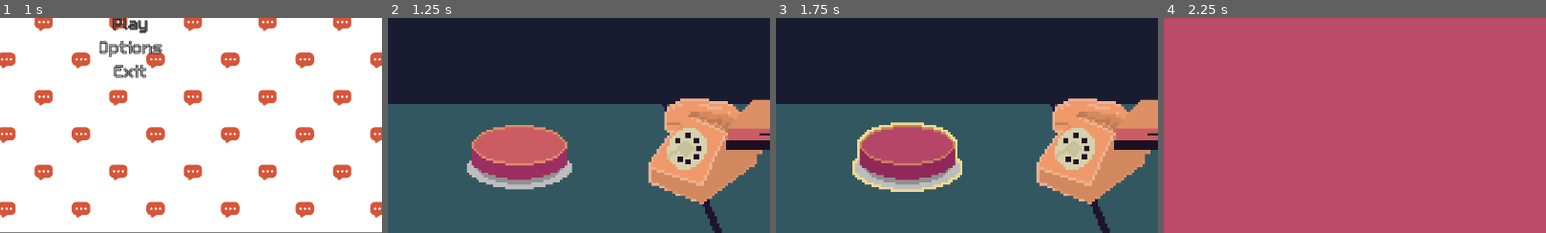
Above: before the commit, frames 1-4 (left to right).
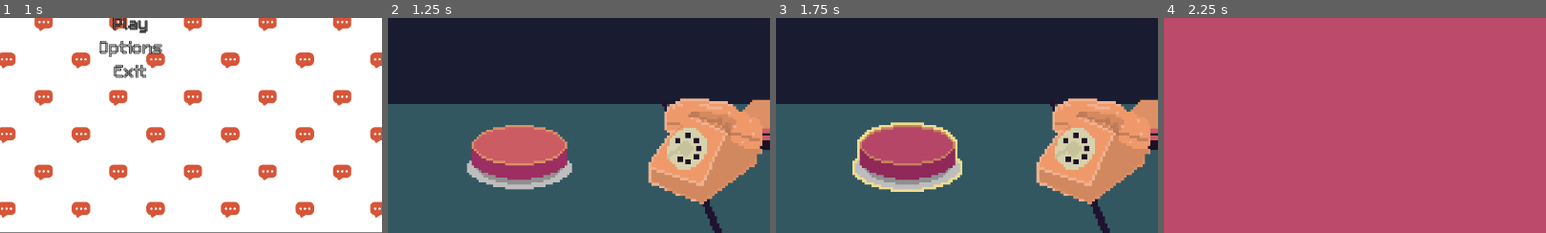
Above: after the commit, the same moments.

Repository: EroAxe/GMTK-2026-CICD-Test
Game: Godot game, scene res://Scenes/main_menu.tscn
Same seed, same stepped clock (60 frames per second), same inputs: the game is played once before the commit and once after it. Sound files missing from this copy of the repository are replaced by a short silence.
Inputs (mouse positions are % of the whole screen's width and height, from its top left):
- Up to frame 1 (1 s): click "Play" at 0.5 s
- Up to frame 2 (1.25 s): no input
- Up to frame 3 (1.75 s): click (50, 82) at 1.25 s
- Up to frame 4 (2.25 s): click (16, 61) at 2 s
The pictures show only the part of the screen within x 33-83%, y 50-100%; the shares and areas given below are measured in that part.

Frame 1 is identical in both runs. In frame 2, 0.9% of the frame differs, in the area x 88-98%, y 47-62%; in frame 3, 0.9%; in frame 4, nothing differs.

Commit message:
Refactor printer node and sprite handling in scenes and scripts

Diff:
--- a/Scenes/Printer.tscn
+++ b/Scenes/Printer.tscn
@@ -8,10 +8,6 @@
 [sub_resource type="AtlasTexture" id="AtlasTexture_r05vb"]
 atlas = ExtResource("1_oje1e")
 region = Rect2(0, 0, 93, 65)
-
-[sub_resource type="AtlasTexture" id="AtlasTexture_3sove"]
-atlas = ExtResource("2_bhmh1")
-region = Rect2(0, 0, 95, 65)
 
 [sub_resource type="AtlasTexture" id="AtlasTexture_f6i76"]
 atlas = ExtResource("3_splea")
@@ -77,14 +73,6 @@
 }, {
 "frames": [{
 "duration": 1.0,
-"texture": SubResource("AtlasTexture_3sove")
-}],
-"loop": 0,
-"name": &"idle_outline",
-"speed": 5.0
-}, {
-"frames": [{
-"duration": 1.0,
 "texture": SubResource("AtlasTexture_f6i76")
 }, {
 "duration": 1.0,
@@ -135,9 +123,13 @@
 scale = Vector2(4, 4)
 script = ExtResource("1_bhmh1")
 
+[node name="Sprite2D" type="Sprite2D" parent="." unique_id=1738042265]
+visible = false
+texture = ExtResource("2_bhmh1")
+
 [node name="AnimatedSprite2D" type="AnimatedSprite2D" parent="." unique_id=565281150]
 sprite_frames = SubResource("SpriteFrames_3k25l")
-animation = &"printing"
+animation = &"idle"
 
 [node name="Area2D" type="Area2D" parent="." unique_id=671076090]
 
--- a/Scenes/prototype.tscn
+++ b/Scenes/prototype.tscn
@@ -146,6 +146,9 @@
 
 [node name="Minigames" type="Node2D" parent="." unique_id=485027352]
 
+[node name="Printer" parent="Minigames" unique_id=196562379 instance=ExtResource("23_c7ddf")]
+position = Vector2(1173, 519)
+
 [node name="Phone_minigame" parent="Minigames" unique_id=1674045243 instance=ExtResource("17_40fcm")]
 scale = Vector2(4, 4)
 
@@ -176,9 +179,6 @@
 offset_bottom = -2.0
 mouse_filter = 2
 
-[node name="Printer" parent="." unique_id=196562379 instance=ExtResource("23_c7ddf")]
-position = Vector2(1173, 519)
-
 [connection signal="pressed" from="UI/Computer" to="." method="_on_computer_pressed"]
 [connection signal="timeout" from="CountDown" to="." method="_on_count_down_timeout"]
 [connection signal="timeout" from="blackout_timer" to="LightSwitch" method="_on_blackout_timer_timeout"]
--- a/Scripts/printer.gd
+++ b/Scripts/printer.gd
@@ -4,7 +4,8 @@
 # or once the printing finished we show the ui abruptly.
 # currently emits a signal when the user clicks.
 
-@onready var sprite: AnimatedSprite2D = $AnimatedSprite2D
+@onready var printer_sprite: AnimatedSprite2D = $AnimatedSprite2D
+@onready var printer_outline_sprite: Sprite2D = $Sprite2D
 
 @onready var mouseOver: bool = false
 @onready var printed: bool = false
@@ -14,17 +15,15 @@
 
 func _on_area_2d_mouse_entered() -> void:
 	mouseOver = true
-	if !printed:
-		sprite.play("idle_outline")
+	printer_outline_sprite.show()
 
 func _on_area_2d_mouse_exited() -> void:
 	mouseOver = false
-	if !printed:
-		sprite.play("idle")
+	printer_outline_sprite.hide()
 
 func _on_timer_timeout() -> void:
-	sprite.play("printing")
-	await sprite.is_playing()
+	printer_sprite.play("printing")
+	#await printer_sprite.is_playing()
 	printed = true
 
 # currently the other canvas layers don't pass on mouse events so.... this can't work yet
@@ -41,4 +40,4 @@
 # ment to be called once the mini-game finished to reset state.
 func on_papers_signed():
 	printed = false
-	sprite.play("idle")
+	printer_sprite.play("idle")
